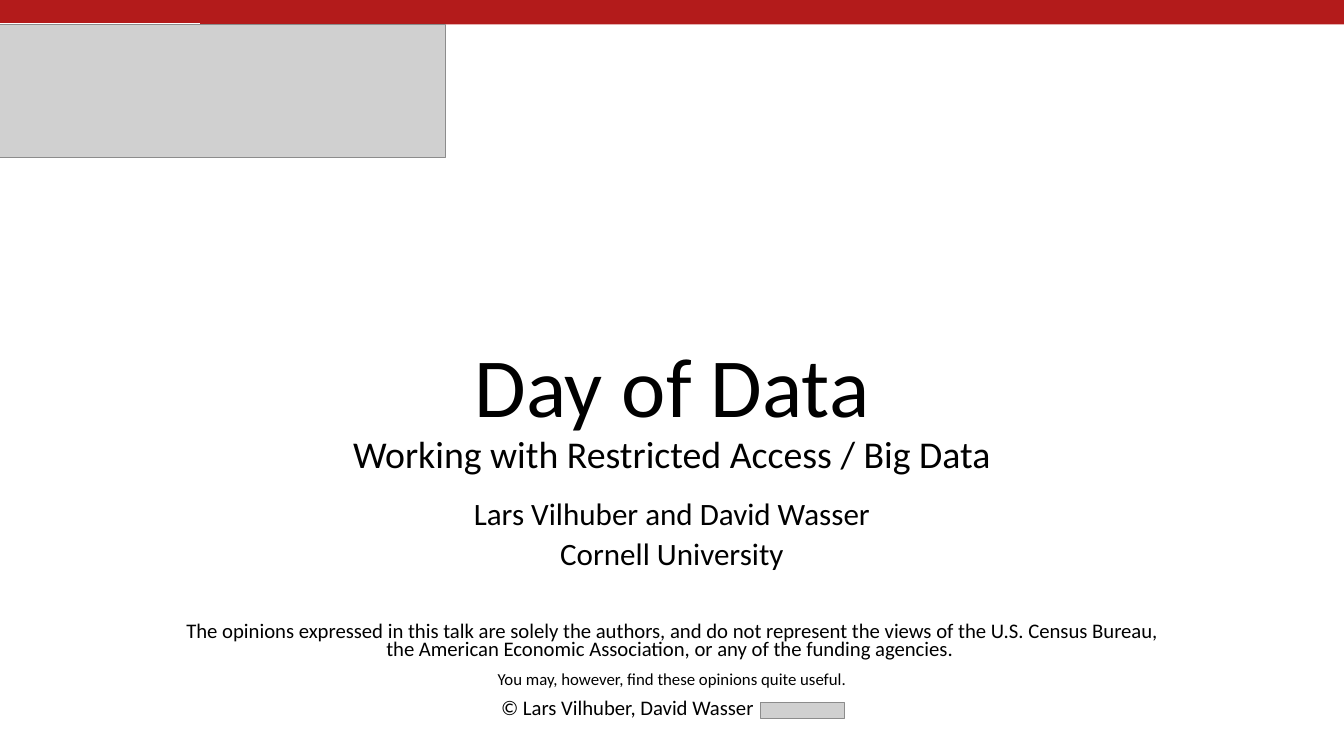
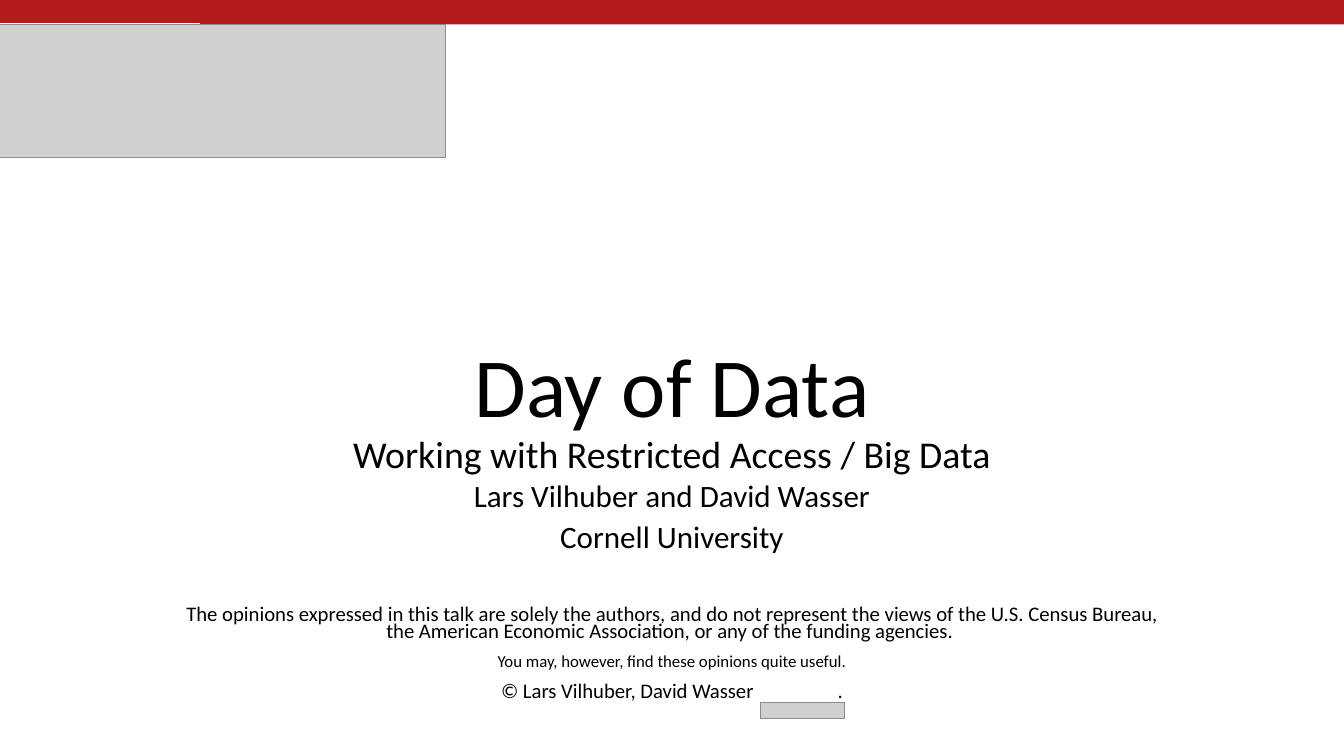
Before and after one commit to labordynamicsinstitute/day-of-data-2021, a slide deck: slide 1 of Vilhuber-Wasser-Day-of-Data-2021.pptx. Drawn at 1344x756 pixels with LibreOffice and Linux fonts; fonts in the diff are those of the drawing; grey boxes stand for pictures; background and template pictures are left out. Boxes give left, top, right and bottom in pixels: in the first picture for what was removed or moved away, otherwise in the second. Text is boxed around its words. In the diff, an @@ line names an element or a change of style, - is before the commit and + after.

```diff
--- a/Vilhuber-Wasser-Day-of-Data-2021.pptx
+++ b/Vilhuber-Wasser-Day-of-Data-2021.pptx
@@ subtitle "Lars Vilhuber and David Wasser": place and size @@
-subtitle "Lars Vilhuber and David Wasser" at [186,503,1157,718]
+subtitle "Lars Vilhuber and David Wasser" at [186,485,1157,701]
```
Also in this commit, not shown: 2 other files.
